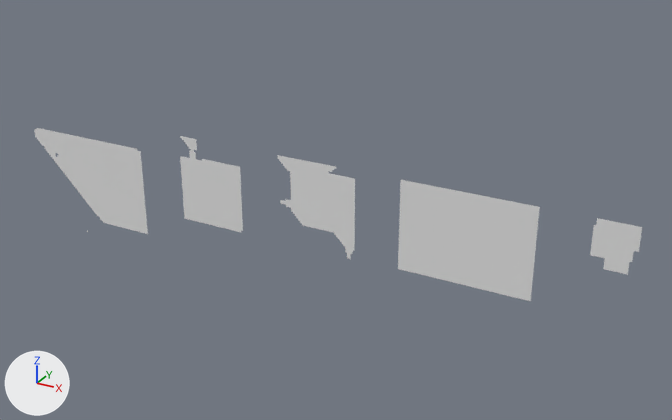
One commit to the OBJ model Assets/Tiled2Unity/Meshes/mapa.obj: the scene before it, then after it.
Camera for both pictures: a 50 mm camera at (17.8, -113.3, 49.7) aimed at (-47.0, 4.5, -9.3). The lights are fixed; the arrows at lower left show +X, +Y and +Z. Where no turn or scale is listed for an object, it has been applied to the vertices.

In view in the first picture: 'mapa'.
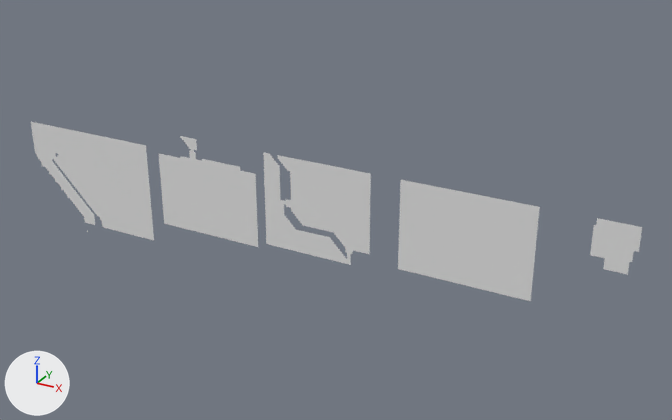
What changed in the scene script:
```text
Change me_mapa:
    used by ob_mapa; location = (0.0, 0.0, 0.0)
    remove me_mapa.from_pydata(...)  # 9106 vertices, 8630 faces; spans x -106.2..0.0, y 0.0, z -22.4..0.0
    add me_mapa.from_pydata(...)  # 12733 vertices, 12060 faces; spans x -106.9..0.0, y 0.0, z -22.4..0.0
    me_mapa part 1: 3627 vertices added at x -106.9..-38.7, y 0.0, z -20.5..0.0
```

What differs and where, as boxes [x1, y1, x2, y2] in the pictures (672 x 420 px):
'mapa', reshaped
    before: [34, 128, 642, 301]
    after: [31, 122, 642, 301]
part 1 of me_mapa, added
    after: [31, 122, 371, 265]
